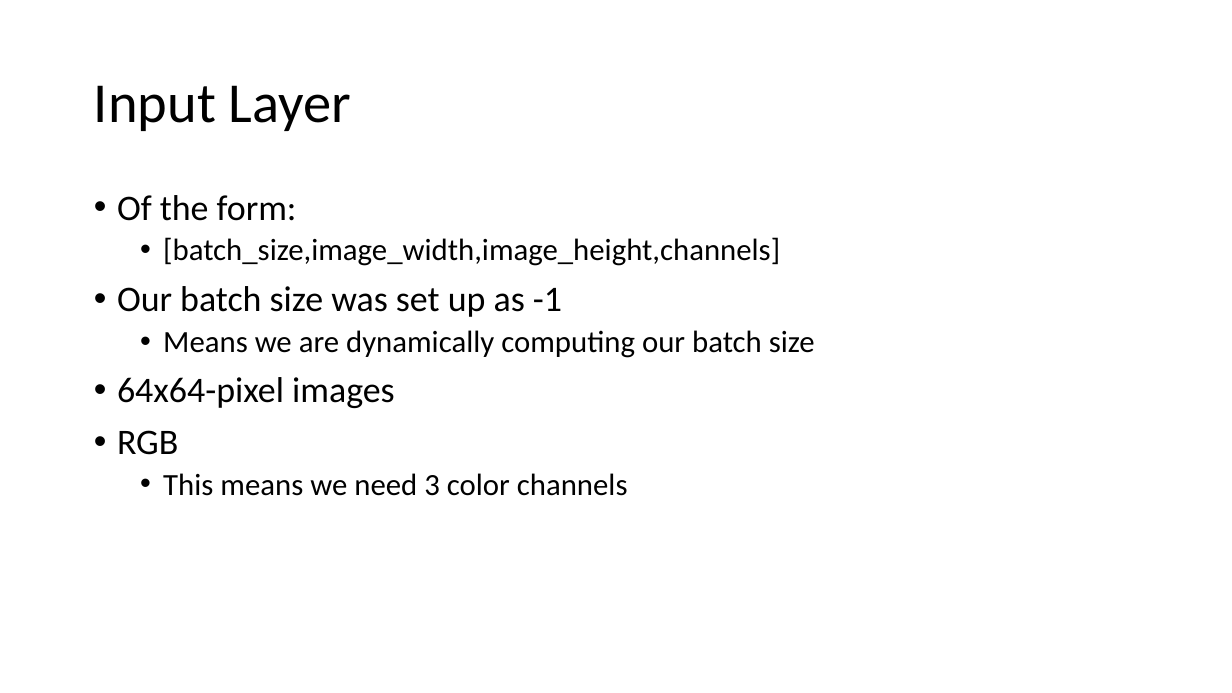
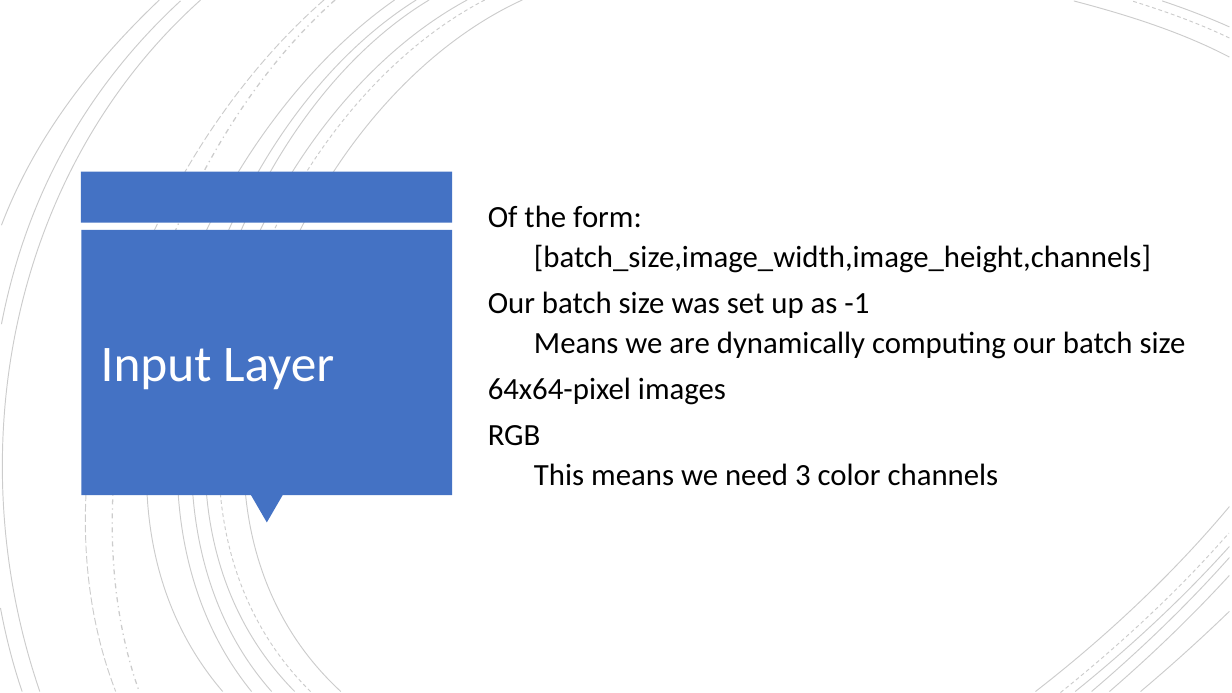
Before and after one commit to ChrisKalahiki/CNN-for-BelgiumTS-and-MNIST, a slide deck: slide 9 of RIPMazeRunner.pptx (slide 10 before the commit). Drawn at 1232x693 pixels with LibreOffice and Linux fonts; fonts in the diff are those of the drawing. Boxes give left, top, right and bottom in pixels: in the first picture for what was removed or moved away, otherwise in the second. Text is boxed around its words. In the diff, an @@ line names an element or a change of style, - is before the commit and + after.

```diff
--- a/RIPMazeRunner.pptx
+++ b/RIPMazeRunner.pptx
@@ group added at bbox=[0, 0, 1230, 693]: 21 freeform shapes @@
@@ text "Of the form:": place and size @@
-text "Of the form:" at bbox=[117, 195, 815, 496]
+text "Of the form:" at bbox=[488, 205, 1186, 486]
@@ text "Of the form:" at bbox=[488, 205, 1186, 486]: size 28 to 24 pt in "Of the form:", "Our batch size was set up as ...", "64x64-pixel images", "RGB"; bullet • to none; vertical alignment top to middle @@
@@ rectangle added at bbox=[81, 172, 453, 223], fill #4472C4 @@
@@ rectangle added at bbox=[81, 230, 452, 495], fill #4472C4 @@
@@ title "Input Layer": place and size @@
-title "Input Layer" at bbox=[94, 85, 351, 131]
+title "Input Layer" at bbox=[101, 348, 334, 390]
@@ title "Input Layer" at bbox=[101, 348, 334, 390]: size 44 to 40 pt, text colour #000000 to #FFFFFF @@
@@ triangle added at bbox=[250, 495, 283, 523], fill #4472C4 @@
```
Also in this commit, not shown: 9 other slides changed, 2 slides added, 3 slides removed.
